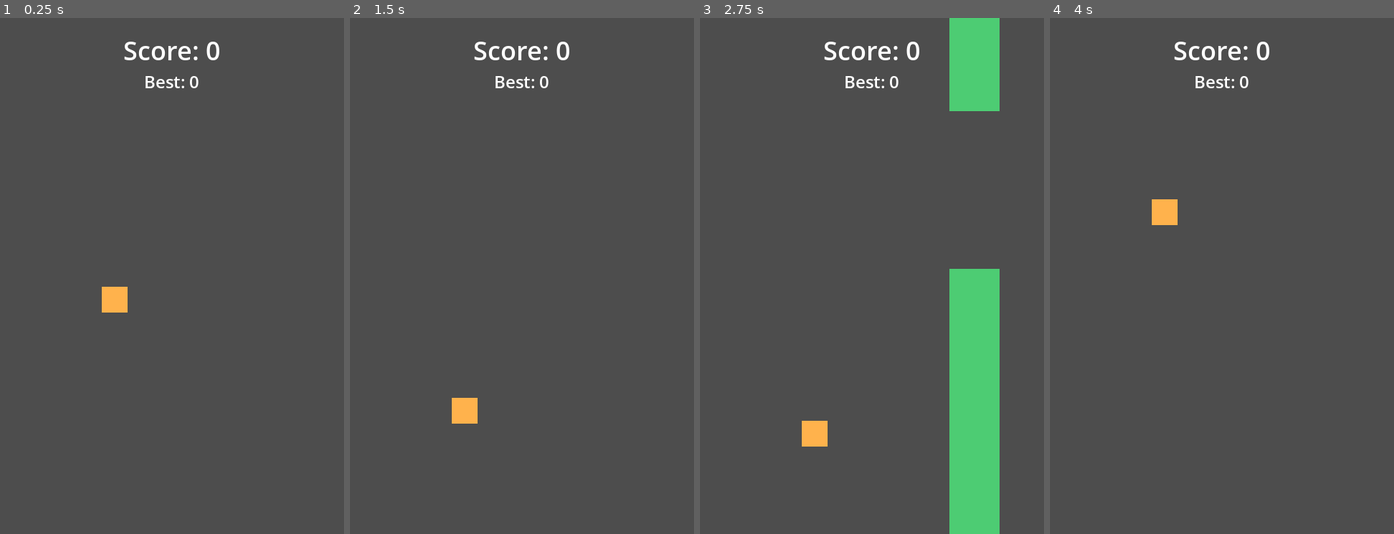
Above: before the commit, frames 1-4 (left to right).
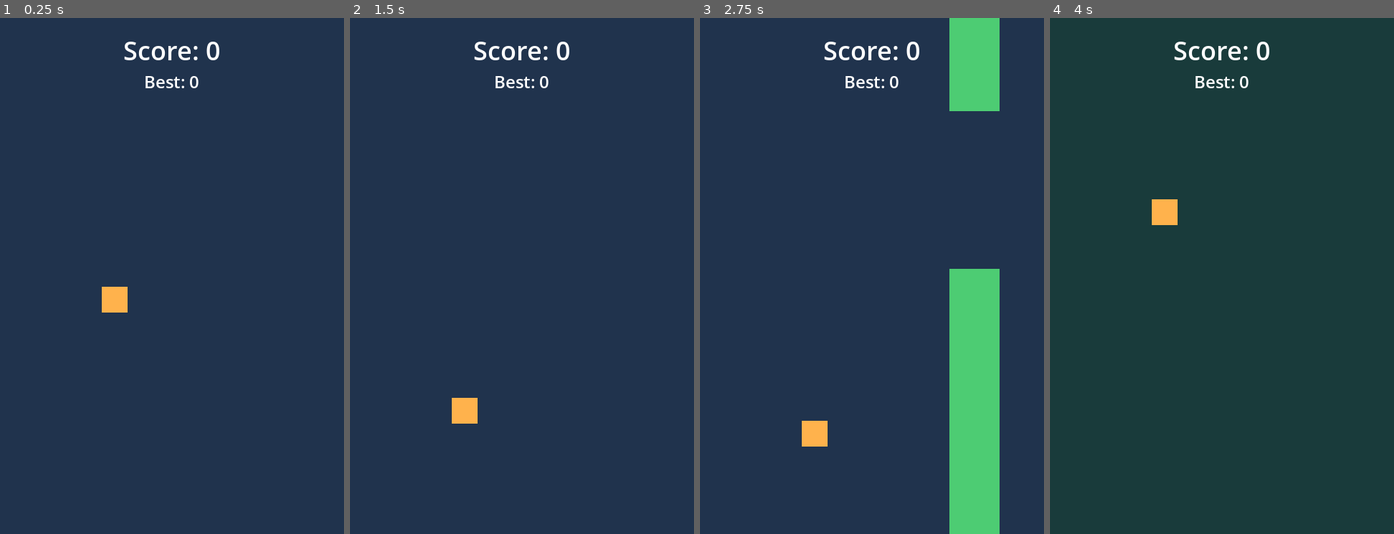
Above: after the commit, the same moments.

Repository: yongkaiyi1998/cat-flight
Game: Godot game, scene res://scenes/main.tscn
Same seed, same stepped clock (60 frames per second), same inputs: the game is played once before the commit and once after it.
Inputs:
- Up to frame 1 (0.25 s): no input
- Up to frame 2 (1.5 s): tap Space (flap) at 0.77, 1.07 s
- Up to frame 3 (2.75 s): tap Space (flap) at 1.52, 1.82 s
- Up to frame 4 (4 s): tap Space (flap) at 3.02, 3.32, 3.77 s

The runs differ from the first frame. In frame 1, 99% of the frame differs, in the area x 0-100%, y 0-100%; in frame 2, 99%; in frame 3, 89%; in frame 4, 99%.

Commit message:
feat: add random run backgrounds

Diff:
--- a/scenes/main.tscn
+++ b/scenes/main.tscn
@@ -5,6 +5,18 @@
 
 [node name="Main" type="Node2D"]
 script = ExtResource("2_main")
+
+[node name="Background" type="CanvasLayer" parent="."]
+layer = -1
+
+[node name="Color" type="ColorRect" parent="Background"]
+anchors_preset = 15
+anchor_right = 1.0
+anchor_bottom = 1.0
+grow_horizontal = 2
+grow_vertical = 2
+mouse_filter = 2
+color = Color(0.125, 0.2, 0.302, 1)
 
 [node name="Obstacles" type="Node2D" parent="."]
 
--- a/scripts/main.gd
+++ b/scripts/main.gd
@@ -2,6 +2,15 @@
 
 const OBSTACLE_PAIR = preload("res://scenes/obstacle_pair.tscn")
 const HIGH_SCORE_PATH = "user://high_score.cfg"
+const BACKGROUND_COLORS: Array[Color] = [
+	Color("20334d"),
+	Color("3d294d"),
+	Color("193b3b"),
+	Color("4a3028"),
+]
+
+# A script static variable survives scene reloads without an extra singleton.
+static var previous_background: int = -1
 
 @export_range(0.1, 10.0, 0.1) var spawn_interval: float = 2.0
 @export_range(1.0, 600.0, 1.0) var obstacle_speed: float = 180.0
@@ -14,12 +23,24 @@
 
 
 func _ready() -> void:
+	_choose_background()
 	_load_high_score()
 	$Player.died.connect(_on_player_died)
 	$SpawnTimer.start(spawn_interval)
 	$UI/ScoreLabel.text = "Score: 0"
 	$UI/BestScoreLabel.text = "Best: %d" % best_score
 	$UI/GameOverPanel.hide()
+
+
+func _choose_background() -> void:
+	var background_index := randi_range(0, BACKGROUND_COLORS.size() - 1)
+	if BACKGROUND_COLORS.size() > 1 and previous_background >= 0:
+		# Pick from all entries except the previous run's color.
+		background_index = randi_range(0, BACKGROUND_COLORS.size() - 2)
+		if background_index >= previous_background:
+			background_index += 1
+	$Background/Color.color = BACKGROUND_COLORS[background_index]
+	previous_background = background_index
 
 
 func _process(_delta: float) -> void:
